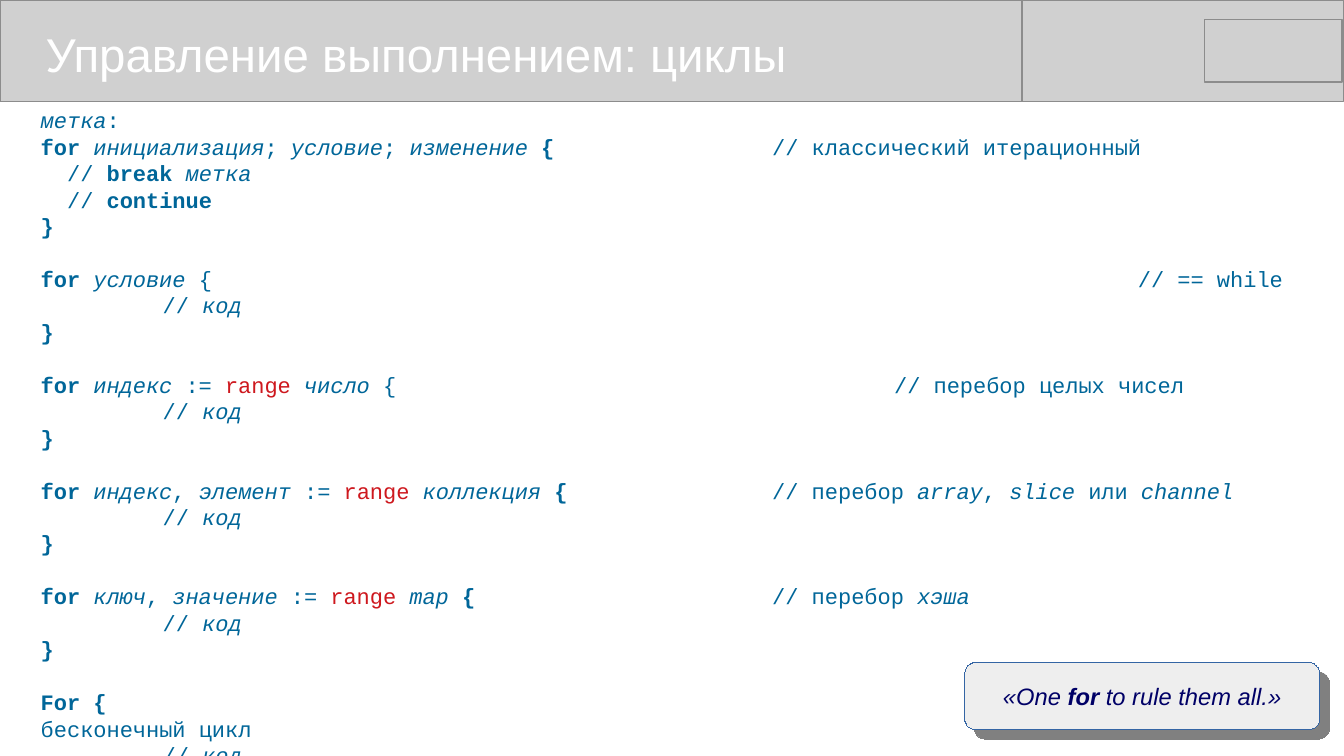
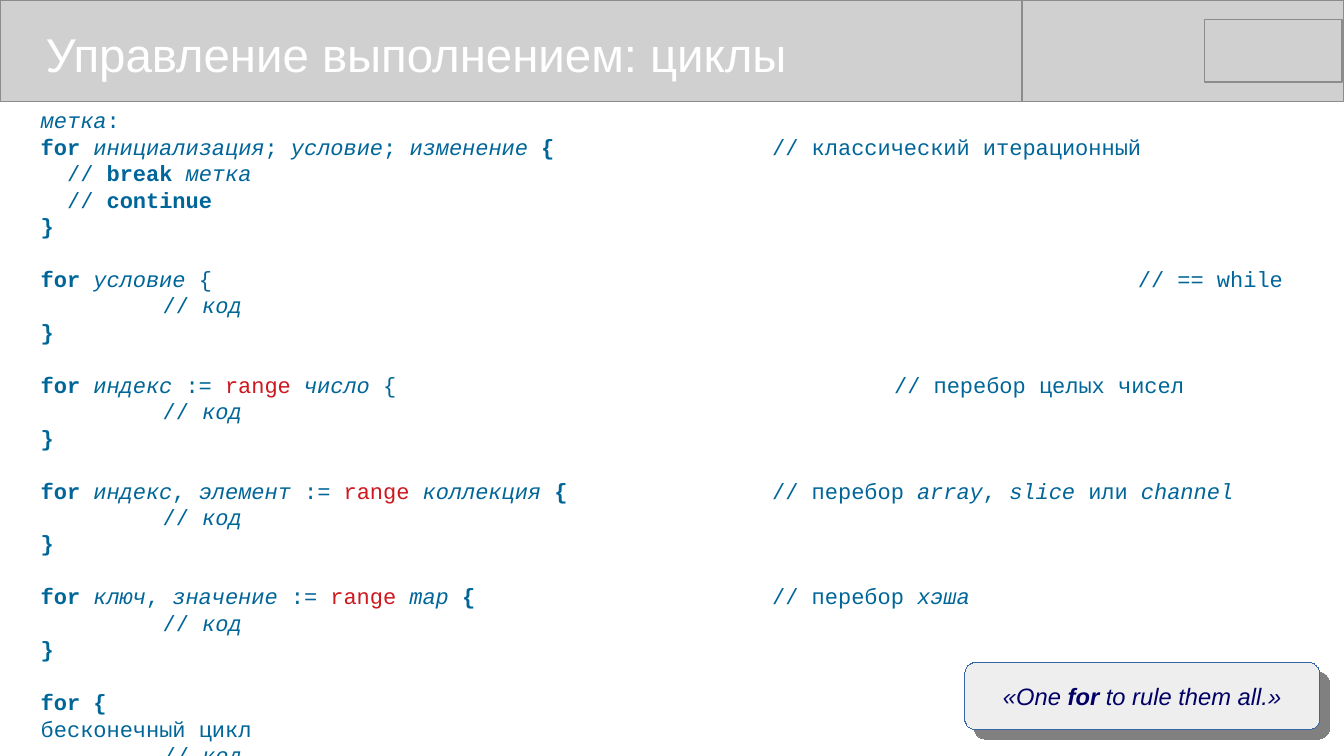
Before and after one commit to mike-shock/Go_language, a slide deck: slide 17 of Go_Review.odp (slide 15 before the commit). Drawn at 1344x756 pixels with LibreOffice and Linux fonts; fonts in the diff are those of the drawing; grey boxes stand for pictures. Boxes give left, top, right and bottom in pixels: in the first picture for what was removed or moved away, otherwise in the second. Text is boxed around its words. In the diff, an @@ line names an element or a change of style, - is before the commit and + after.

```diff
--- a/Go_Review.odp
+++ b/Go_Review.odp
@@ text at [41,694,252,742]: text changed @@
-For { // бесконечный цикл
+for { // бесконечный цикл
```
Also in this commit, not shown: 4 other slides changed, 2 slides added, 1 other file.
